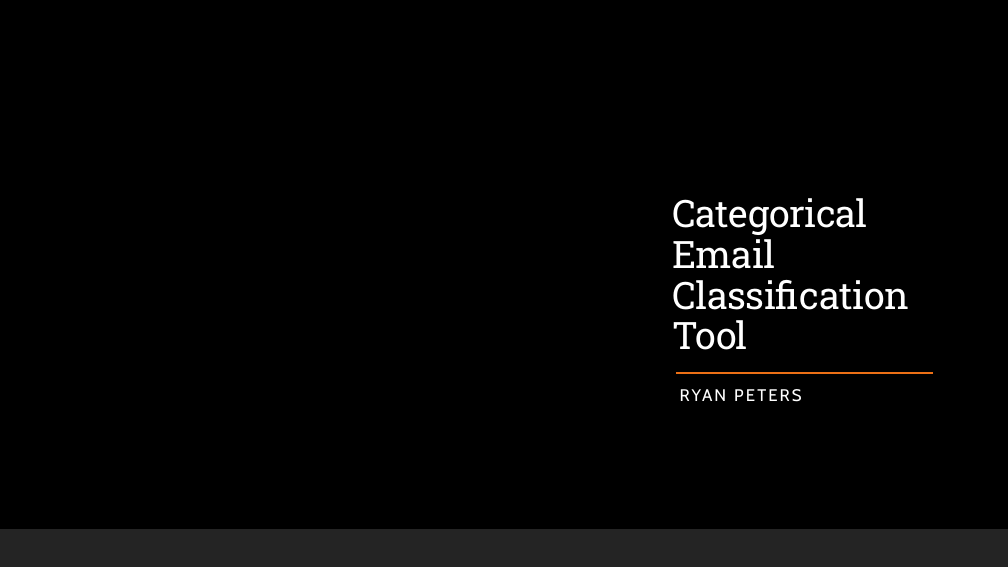
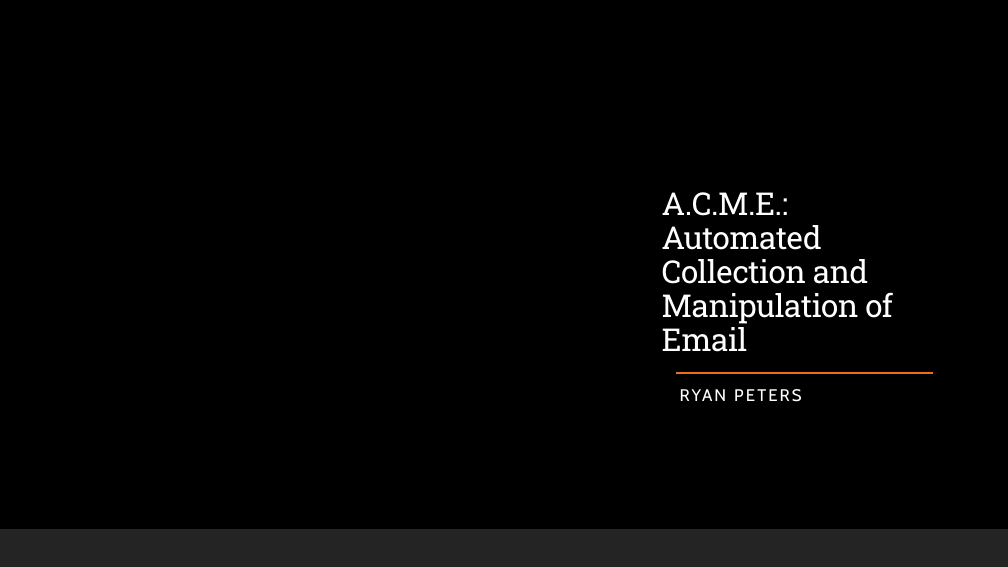
Before and after one commit to marneylc/ACME, a slide deck: slide 1 of presentaion_resources/Categorical Email Classification Tool.pptx. Drawn at 1008x567 pixels with LibreOffice and Linux fonts; fonts in the diff are those of the drawing; background and template pictures are left out. Boxes give left, top, right and bottom in pixels: in the first picture for what was removed or moved away, otherwise in the second. Text is boxed around its words. In the diff, an @@ line names an element or a change of style, - is before the commit and + after.

```diff
--- a/presentaion_resources/Categorical Email Classification Tool.pptx
+++ b/presentaion_resources/Categorical Email Classification Tool.pptx
@@ title at [662,192,893,352]: text changed; size 36 to 30 pt @@
-Categorical Email Classification Tool
+A.C.M.E.:
+Automated Collection and
+Manipulation of Email
```
Also in this commit, not shown: 2 other slides changed, 3 slides added, 1 slide removed, 22 other files.
